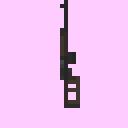
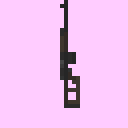
Before/after of a 128 × 128 layered artwork. What changed in the layer stack:
painted on "bg" over 60, 52, 72, 84
